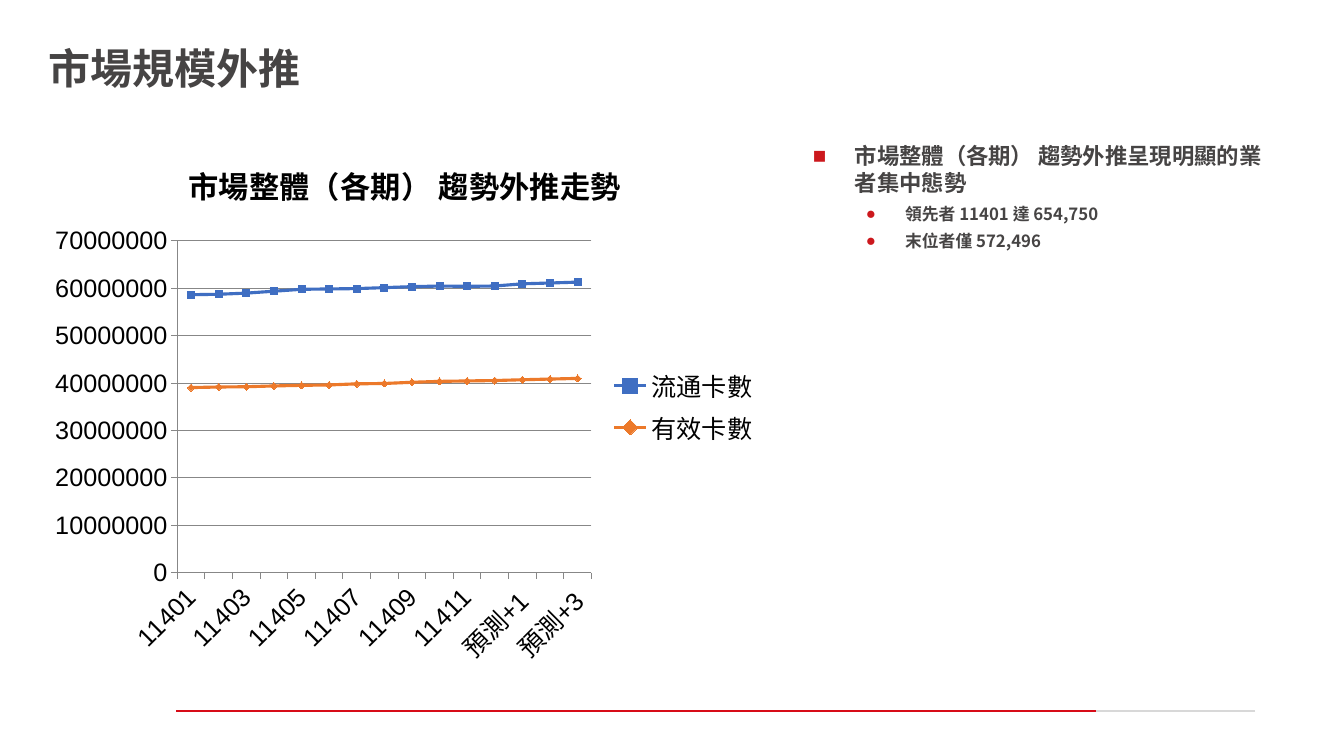
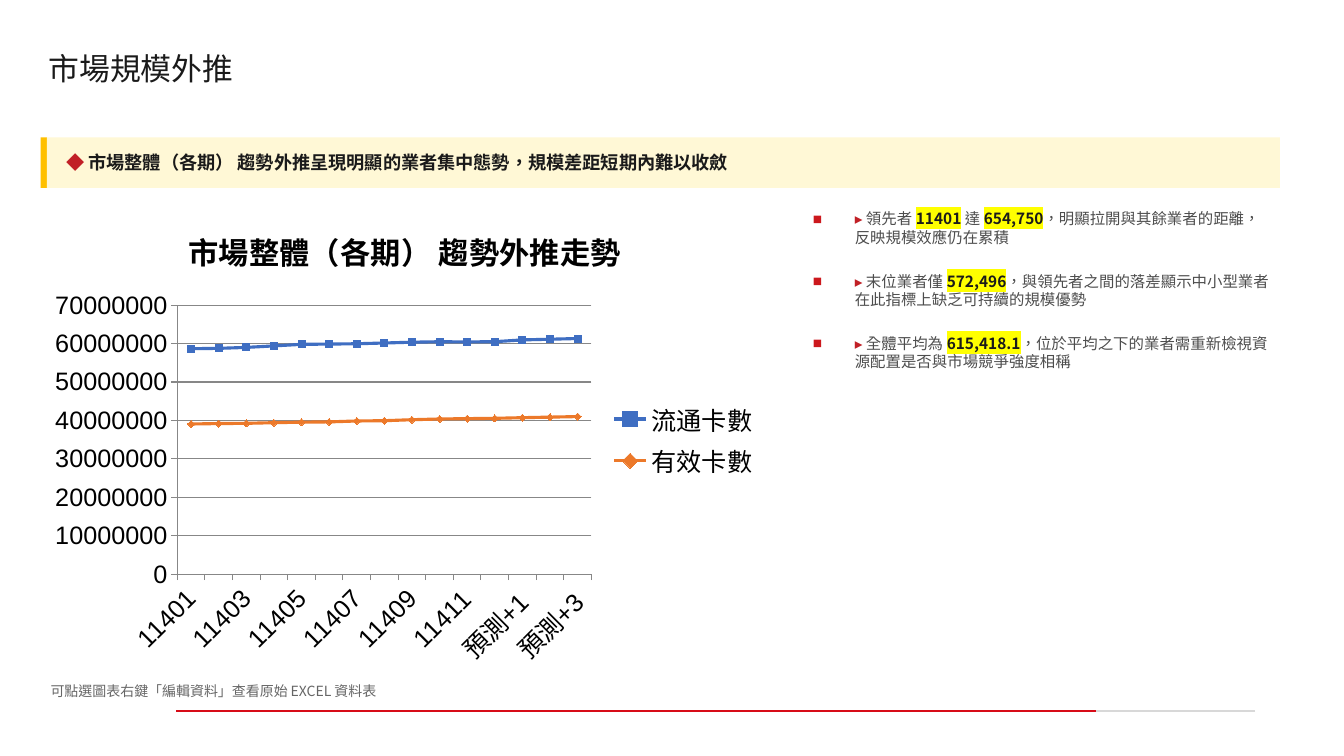
Before and after one commit to smileakklpl/llmanage-slidegen, a slide deck: slide 17 of outputs/full_deck/deck.pptx. Drawn at 1344x756 pixels with LibreOffice and Linux fonts; fonts in the diff are those of the drawing; background and template pictures are left out. Boxes give left, top, right and bottom in pixels: in the first picture for what was removed or moved away, otherwise in the second. Text is boxed around its words. In the diff, an @@ line names an element or a change of style, - is before the commit and + after.

```diff
--- a/outputs/full_deck/deck.pptx
+++ b/outputs/full_deck/deck.pptx
@@ title "市場規模外推" at box(49, 54, 233, 83): size 30 to 22 pt, font Noto Sans CJK TC to Noto Sans CJK SC, text colour #464444 to #1A1A1A, bold off @@
@@ rectangle added at box(40, 137, 46, 188), fill #FFC000 @@
@@ rectangle added at box(47, 137, 1280, 188), fill #FFF8D6, 13 pt, text #1A1A1A, bold @@
+◆ 市場整體（各期） 趨勢外推呈現明顯的業者集中態勢，規模差距短期內難以收斂
@@ line chart: place and size @@
-line chart at box(40, 137, 769, 676)
+line chart at box(40, 205, 769, 676)
@@ text at box(855, 209, 1269, 369): text changed; size 12 to 11 pt; font Noto Sans CJK TC to Noto Sans CJK SC; text colour #464444 to #4D4D4D; bold off @@
-■ 市場整體（各期） 趨勢外推呈現明顯的業者集中態勢
-  ● 領先者 11401 達 654,750
-  ● 末位者僅 572,496
+■ ▸ 領先者 11401 達 654,750，明顯拉開與其餘業者的距離，反映規模效應仍在累積
+■ ▸ 末位業者僅 572,496，與領先者之間的落差顯示中小型業者在此指標上缺乏可持續的規模優勢
+■ ▸ 全體平均為 615,418.1，位於平均之下的業者需重新檢視資源配置是否與市場競爭強度相稱
@@ text added at box(51, 684, 376, 697), 10 pt, text #666666 @@
+可點選圖表右鍵「編輯資料」查看原始 EXCEL 資料表
```
Also in this commit, not shown: 19 other slides changed, 1 slide added, 27 other files.
